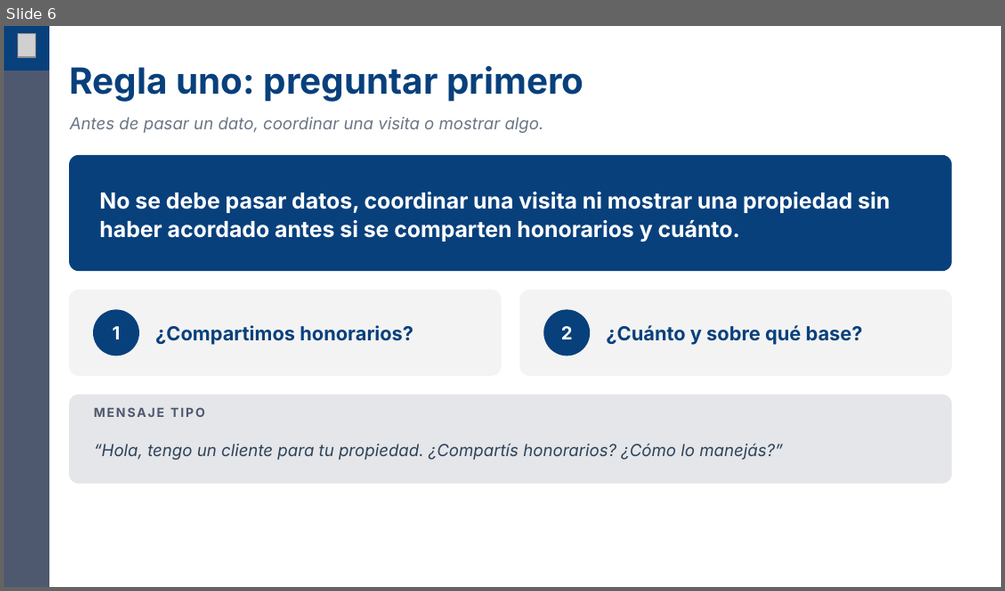
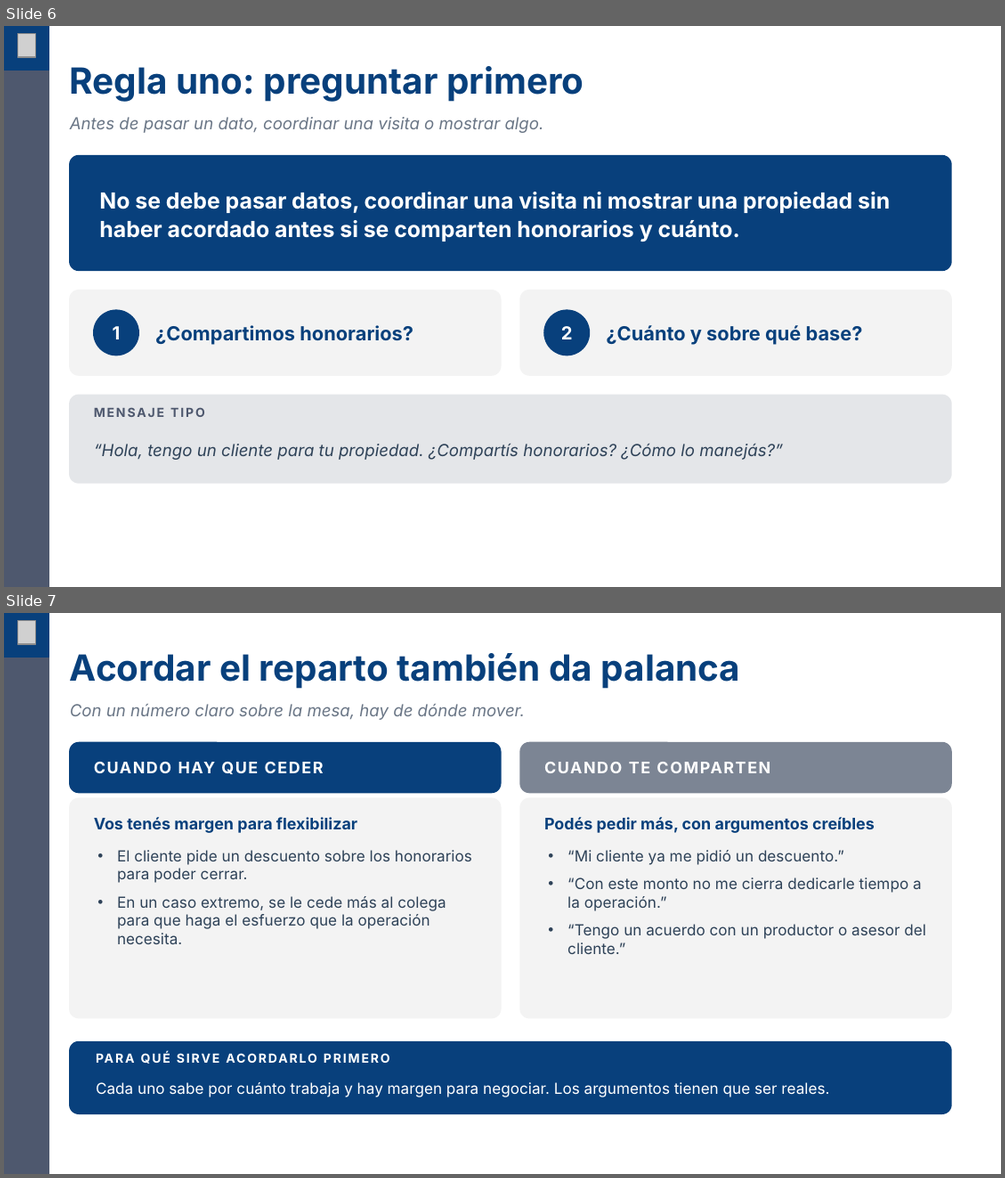
Before and after one commit to marcenapo-hub/KrakRealEstate, a slide deck: capacitaciones/co-broking/Capacitacion-Co-broking.pptx. Shown one above the other, each under a label of ours: slide 6 before the commit, slides 6 and 7 after it. The pictures are 1005x591 and 1005x1178 pixels, drawn with LibreOffice and Linux fonts; fonts in the diff are those of the drawing; grey boxes stand for pictures; background and template pictures are left out. Boxes give left, top, right and bottom in pixels: in the first picture for what was removed or moved away, otherwise in the second. Text is boxed around its words. In the diff, an @@ line names an element or a change of style, - is before the commit and + after.

```diff
--- a/capacitaciones/co-broking/Capacitacion-Co-broking.pptx
+++ b/capacitaciones/co-broking/Capacitacion-Co-broking.pptx
@@ slide 7 added at (4, 613, 1001, 1174), background picture (left out) @@
@@ rectangle added at (4, 613, 48, 1173), fill #4E586E, outline #4E586E 1 pt @@
@@ rectangle added at (4, 613, 48, 657), fill #08407C, outline #08407C 1 pt @@
@@ picture added at (18, 620, 36, 644) @@
@@ text added at (70, 653, 741, 689), 26 pt, text #08407C, bold @@
+Acordar el reparto también da palanca
@@ text added at (70, 704, 525, 720), 12 pt, text #6A7686, italic @@
+Con un número claro sobre la mesa, hay de dónde mover.
@@ rounded rectangle added at (70, 743, 501, 793), fill #08407C, outline #08407C 1 pt @@
@@ rounded rectangle added at (520, 743, 951, 793), fill #7C8594, outline #7C8594 1 pt @@
@@ text added at (94, 762, 324, 774), 11.5 pt, text #FFFFFF, bold @@
+CUANDO HAY QUE CEDER
@@ text added at (544, 762, 770, 773), 11.5 pt, text #FFFFFF, bold @@
+CUANDO TE COMPARTEN
@@ rounded rectangle added at (70, 798, 501, 1018), fill #F3F3F3, outline #F3F3F3 1 pt @@
@@ rounded rectangle added at (520, 798, 951, 1018), fill #F3F3F3, outline #F3F3F3 1 pt @@
@@ text added at (94, 817, 357, 833), 11.5 pt, text #08407C, bold @@
+Vos tenés margen para flexibilizar
@@ text added at (544, 817, 874, 833), 11.5 pt, text #08407C, bold @@
+Podés pedir más, con argumentos creíbles
@@ text added at (117, 850, 472, 944), 11 pt, text #2E4258 @@
+• El cliente pide un descuento sobre los honorarios para poder cerrar.
+• En un caso extremo, se le cede más al colega para que haga el esfuerzo que la operación necesita.
@@ text added at (567, 850, 926, 954), 11 pt, text #2E4258 @@
+• “Mi cliente ya me pidió un descuento.”
+• “Con este monto no me cierra dedicarle tiempo a la operación.”
+• “Tengo un acuerdo con un productor o asesor del cliente.”
@@ rounded rectangle added at (70, 1042, 951, 1113), fill #08407C, outline #08407C 1 pt @@
@@ text added at (96, 1046, 927, 1069), 9 pt, text #FFFFFF, bold @@
+PARA QUÉ SIRVE ACORDARLO PRIMERO
@@ text added at (96, 1082, 829, 1097), 11 pt, text #FFFFFF @@
+Cada uno sabe por cuánto trabaja y hay margen para negociar. Los argumentos tienen que ser reales.
```
Also in this commit, not shown: 2 other files.
